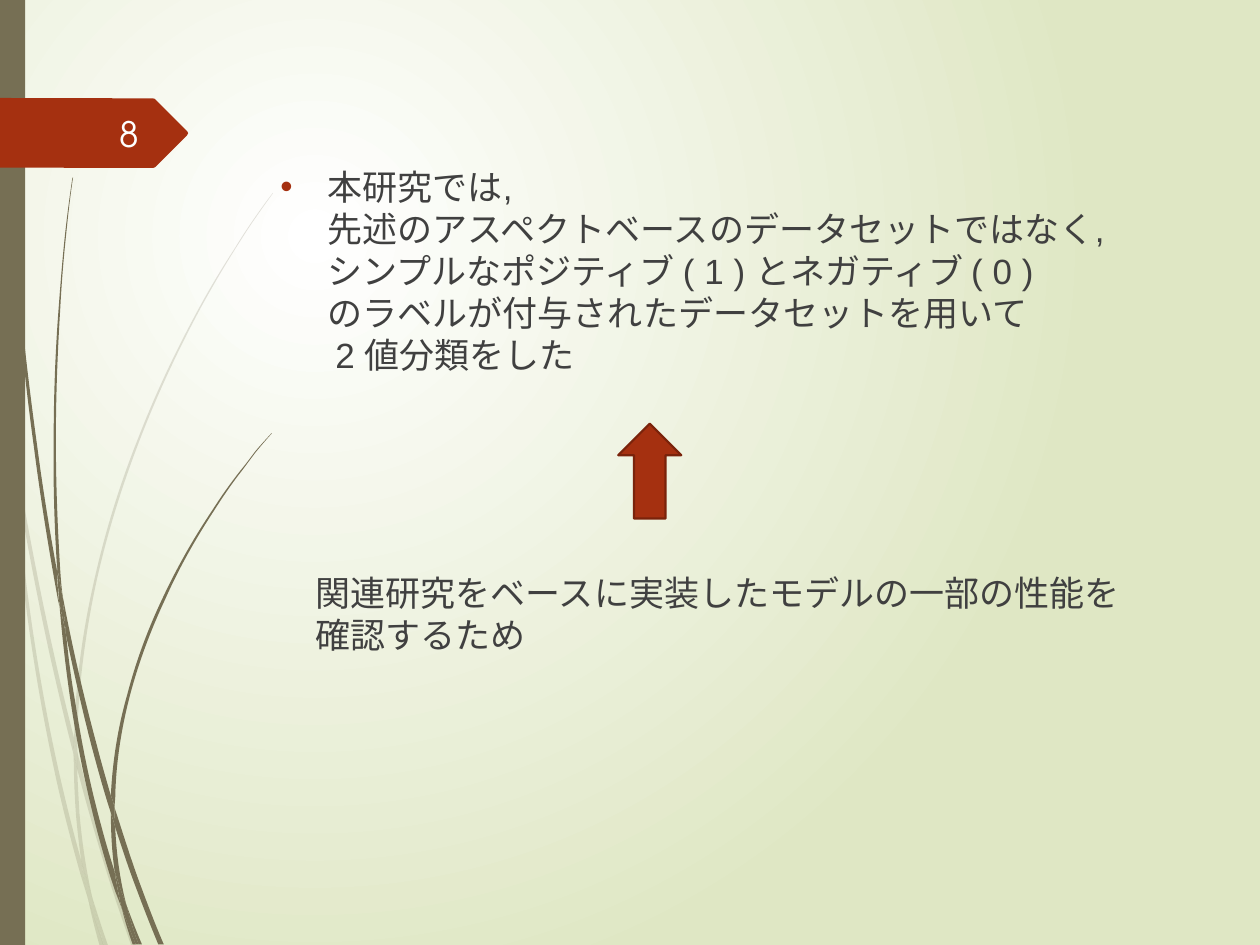
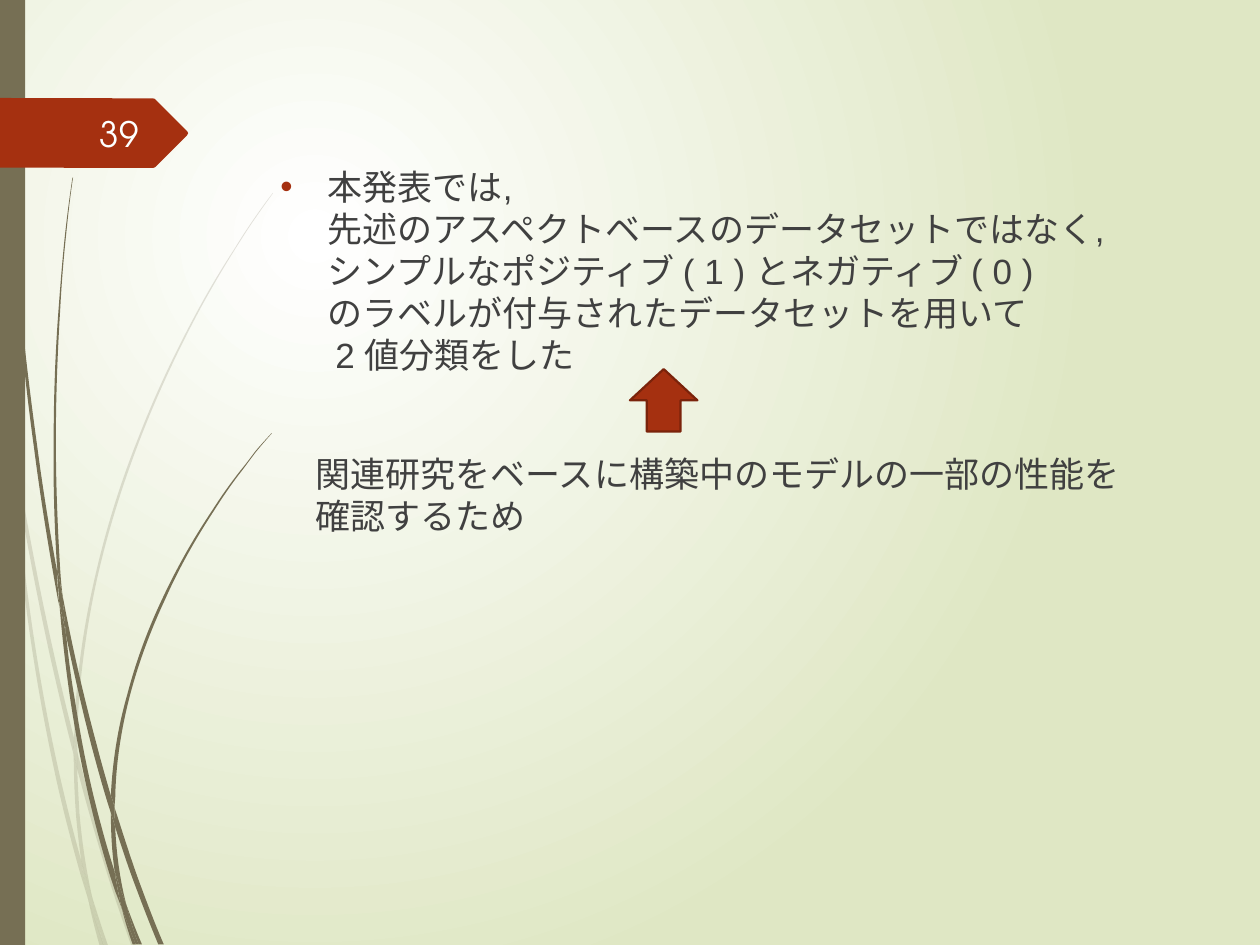
Before and after one commit to yuuki-kusumoto/kusumoto, a slide deck: slide 39 of 2021_prsn_2nd/後期研究発表会.pptx (slide 8 before the commit). Drawn at 1260x945 pixels with LibreOffice and Linux fonts; fonts in the diff are those of the drawing. Boxes give left, top, right and bottom in pixels: in the first picture for what was removed or moved away, otherwise in the second. Text is boxed around its words. In the diff, an @@ line names an element or a change of style, - is before the commit and + after.

```diff
--- a/2021_prsn_2nd/後期研究発表会.pptx
+++ b/2021_prsn_2nd/後期研究発表会.pptx
@@ page number at (100, 120, 139, 148): text changed @@
-8
+39
@@ text at (315, 170, 1120, 532): text changed @@
-• 本研究では,
-  先述のアスペクトベースのデータセットではなく,
-  シンプルなポジティブ ( 1 ) とネガティブ ( 0 )
-  のラベルが付与されたデータセットを用いて
-  2 値分類をした
-関連研究をベースに実装したモデルの一部の性能を
-確認するため
+• 本発表では,
+  先述のアスペクトベースのデータセットではなく,
+  シンプルなポジティブ ( 1 ) とネガティブ ( 0 )
+  のラベルが付与されたデータセットを用いて
+  2 値分類をした
+関連研究をベースに構築中のモデルの一部の性能を
+確認するため
@@ right arrow: place and size @@
-right arrow at (618, 424, 681, 518)
+right arrow at (630, 369, 698, 432)
```
Also in this commit, not shown: 28 other slides changed, 2 slides added, 1 slide removed, 1 other file.
